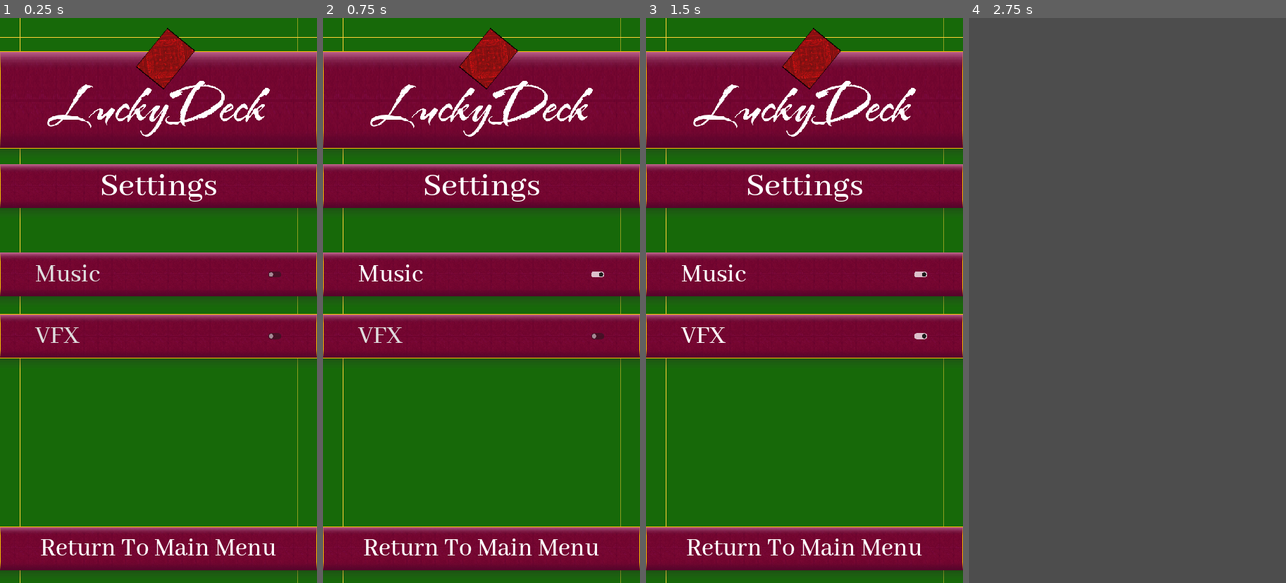
Above: before the commit, frames 1-4 (left to right).
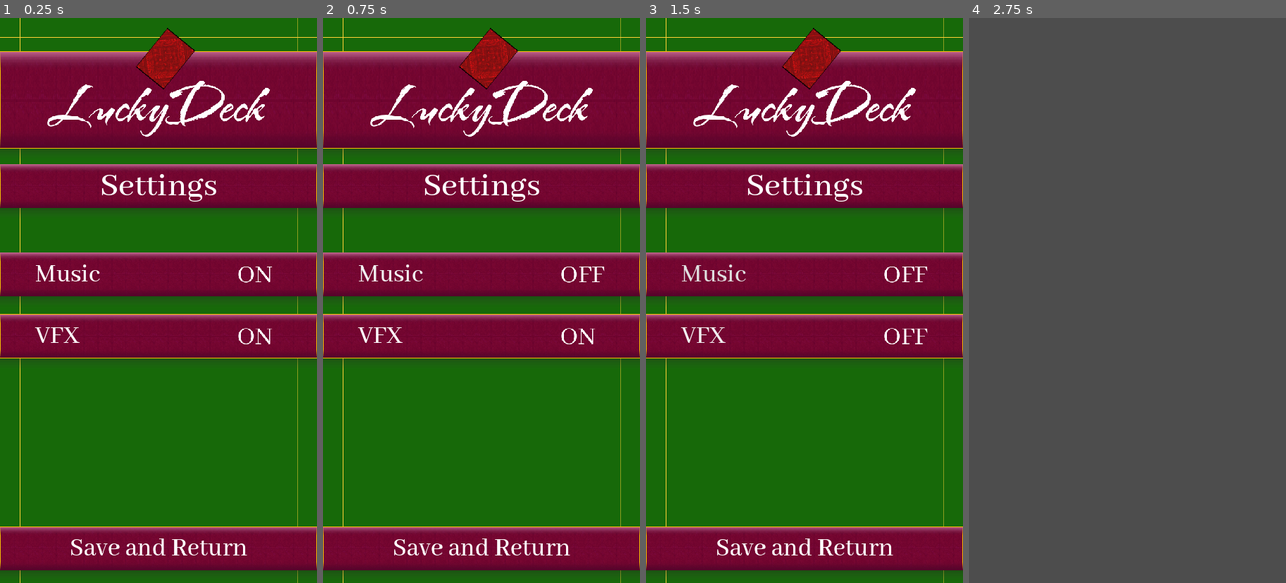
Above: after the commit, the same moments.

Repository: Yavuz7/LuckyDeck
Game: Godot game, scene res://Menus/settings_menu.tscn
The game is run twice, just before and just after one commit, with the same random seed, the same clock (stepped at 60 frames per second) and the same inputs. This scene is started directly instead of the project's main scene.
Inputs:
- Up to frame 1 (0.25 s): no input
- Up to frame 2 (0.75 s): click "Music" at 0.5 s
- Up to frame 3 (1.5 s): click "VFX" at 1.25 s
- Up to frame 4 (2.75 s): click "Return To Main Menu" (after the commit: "Save and Return") at 2 s

The runs differ from the first frame. In frame 1, 1.5% of the frame differs, in the area x 11-89%, y 43-96%; in frame 2, 1.3%; in frame 3, 1.4%; in frame 4, nothing differs.
Error after the commit: Invalid access to property or key 'AudioSettings' on a base object of type 'Nil'. (res://Scripts/saveManager.gd:10)

Commit message:
Settings menu started

Diff:
--- a/Menus/Game.tscn
+++ b/Menus/Game.tscn
@@ -676,22 +676,27 @@
 volume_db = 4.095
 pitch_scale = 0.59
 max_polyphony = 3
+bus = &"Sounds"
 
 [node name="SongSet1" type="AudioStreamPlayer" parent="GameSoundsSpecifically"]
 stream = SubResource("AudioStreamRandomizer_of1n8")
 volume_db = -7.0
+bus = &"Music"
 
 [node name="SongSet2" type="AudioStreamPlayer" parent="GameSoundsSpecifically"]
 stream = SubResource("AudioStreamRandomizer_nqfh7")
 volume_db = -9.0
+bus = &"Music"
 
 [node name="SongSet3" type="AudioStreamPlayer" parent="GameSoundsSpecifically"]
 stream = SubResource("AudioStreamRandomizer_iodiv")
 volume_db = -8.0
+bus = &"Music"
 
 [node name="SongSet4" type="AudioStreamPlayer" parent="GameSoundsSpecifically"]
 stream = SubResource("AudioStreamRandomizer_o26kn")
 volume_db = -8.0
+bus = &"Music"
 
 [connection signal="pressed" from="ButtonSceneFooter" to="." method="_on_button_scene_footer_pressed"]
 [connection signal="pressed" from="SettingsMenu/ReturnToGame" to="gameHeader/TopGui/HSplitContainer/pauseButton" method="_on_return_to_game_pressed"]
--- a/Menus/settings_menu.gd
+++ b/Menus/settings_menu.gd
@@ -1,7 +1,29 @@
 extends Panel
 
+#Audio Mute Code From: https://youtu.be/ydT7V2L2jFA?si=zByJABpLn57EeXq9
+var music_bus = AudioServer.get_bus_index("Music")
+var sounds_bus = AudioServer.get_bus_index("Sounds")
+
+@onready var musicCheck = $"mainLayoutSettings/SettingsSeperator/Music Toggle/MarginContainer/MusicCheck"
+@onready var soundsCheck = $"mainLayoutSettings/SettingsSeperator/VFX Toggle/MarginContainer/SoundsCheck"
+
+func _ready():
+	musicCheck.button_pressed = SaveManager.loadedData["AudioSettings"][0]
+	soundsCheck.button_pressed = SaveManager.loadedData["AudioSettings"][1]
 
 func _on_return_pressed():
 	SoundManager.play_preset(SoundManager.RETURN_SOUND)
+	SaveManager.save_game_settings({"AudioSettings":[musicCheck.button_pressed,soundsCheck.button_pressed]})
+	SaveManager.update_data()
 	self.queue_free()
 	pass # Replace with function body.
+
+
+func _on_music_check_pressed():
+	SoundManager.play_preset(SoundManager.CONTINUE_SOUND)
+	AudioServer.set_bus_mute(music_bus, not AudioServer.is_bus_mute(music_bus))
+
+
+func _on_sounds_check_pressed():
+	SoundManager.play_preset(SoundManager.CONTINUE_SOUND)
+	AudioServer.set_bus_mute(sounds_bus, not AudioServer.is_bus_mute(sounds_bus))
--- a/Menus/settings_menu.tscn
+++ b/Menus/settings_menu.tscn
@@ -1,12 +1,14 @@
-[gd_scene load_steps=18 format=3 uid="uid://dkmq07x8ri8vp"]
+[gd_scene load_steps=20 format=3 uid="uid://dkmq07x8ri8vp"]
 
 [ext_resource type="Texture2D" uid="uid://bd3eeolp5h22g" path="res://assets/Images/rectangleborderyellow.svg" id="1_vqpnr"]
 [ext_resource type="Script" path="res://Menus/settings_menu.gd" id="1_xu7ck"]
 [ext_resource type="PackedScene" uid="uid://cvgijvugy7wxe" path="res://assets/button_scene.tscn" id="2_p5lnu"]
 [ext_resource type="Texture2D" uid="uid://bgmppv2cfhcf6" path="res://assets/Images/luckydecklogo.png" id="3_4hchn"]
 [ext_resource type="Theme" uid="uid://brkyelj36ne10" path="res://Scripts/maintheme.tres" id="4_ue3t1"]
-
-[sub_resource type="StyleBoxEmpty" id="StyleBoxEmpty_tlymw"]
+[ext_resource type="Texture2D" uid="uid://tfml8vyxlmy" path="res://assets/Images/Buttons/ON.png" id="6_a6v54"]
+[ext_resource type="Texture2D" uid="uid://dl8xinnnk2iv2" path="res://assets/Images/Buttons/OFF.png" id="7_apfw6"]
+
+[sub_resource type="StyleBoxEmpty" id="StyleBoxEmpty_hgl5v"]
 
 [sub_resource type="StyleBoxEmpty" id="StyleBoxEmpty_xd02a"]
 
@@ -126,14 +128,17 @@
 theme_override_constants/margin_left = 80
 theme_override_constants/margin_right = 80
 
-[node name="CheckButton" type="CheckButton" parent="mainLayoutSettings/SettingsSeperator/Music Toggle/MarginContainer"]
-layout_mode = 2
-theme_override_styles/normal = SubResource("StyleBoxEmpty_tlymw")
+[node name="MusicCheck" type="CheckButton" parent="mainLayoutSettings/SettingsSeperator/Music Toggle/MarginContainer"]
+layout_mode = 2
+theme_override_icons/checked = ExtResource("6_a6v54")
+theme_override_icons/unchecked = ExtResource("7_apfw6")
+theme_override_styles/normal = SubResource("StyleBoxEmpty_hgl5v")
 theme_override_styles/pressed = SubResource("StyleBoxEmpty_xd02a")
 theme_override_styles/disabled = SubResource("StyleBoxEmpty_46ltj")
 theme_override_styles/hover = SubResource("StyleBoxEmpty_s1ef6")
 theme_override_styles/hover_pressed = SubResource("StyleBoxEmpty_iy45v")
 theme_override_styles/focus = SubResource("StyleBoxEmpty_4wy53")
+button_pressed = true
 text = "Music"
 icon_alignment = 2
 expand_icon = true
@@ -151,15 +156,18 @@
 theme_override_constants/margin_left = 80
 theme_override_constants/margin_right = 80
 
-[node name="CheckButton" type="CheckButton" parent="mainLayoutSettings/SettingsSeperator/VFX Toggle/MarginContainer"]
+[node name="SoundsCheck" type="CheckButton" parent="mainLayoutSettings/SettingsSeperator/VFX Toggle/MarginContainer"]
 layout_mode = 2
 theme = ExtResource("4_ue3t1")
+theme_override_icons/checked = ExtResource("6_a6v54")
+theme_override_icons/unchecked = ExtResource("7_apfw6")
 theme_override_styles/normal = SubResource("StyleBoxEmpty_uqywk")
 theme_override_styles/pressed = SubResource("StyleBoxEmpty_cqtio")
 theme_override_styles/disabled = SubResource("StyleBoxEmpty_mvd21")
 theme_override_styles/hover = SubResource("StyleBoxEmpty_gj2l6")
 theme_override_styles/hover_pressed = SubResource("StyleBoxEmpty_r66h5")
 theme_override_styles/focus = SubResource("StyleBoxEmpty_nbj70")
+button_pressed = true
 text = "VFX
 "
 icon_alignment = 2
@@ -189,6 +197,9 @@
 grow_vertical = 2
 theme = ExtResource("4_ue3t1")
 theme_override_font_sizes/font_size = 60
-text = "Return To Main Menu"
-
+text = "Save and Return"
+horizontal_alignment = 1
+
+[connection signal="pressed" from="mainLayoutSettings/SettingsSeperator/Music Toggle/MarginContainer/MusicCheck" to="." method="_on_music_check_pressed"]
+[connection signal="pressed" from="mainLayoutSettings/SettingsSeperator/VFX Toggle/MarginContainer/SoundsCheck" to="." method="_on_sounds_check_pressed"]
 [connection signal="pressed" from="Return" to="." method="_on_return_pressed"]
--- a/Scripts/SoundManager.gd
+++ b/Scripts/SoundManager.gd
@@ -41,6 +41,7 @@
 
 func play_preset(soundKey: int):
 	var instance = AudioStreamPlayer.new()
+	instance.bus = "Sounds"
 	instance.stream = soundDictionary[soundKey][0]
 	instance.volume_db = soundDictionary[soundKey][1]
 	instance.finished.connect(remove_node.bind(instance))
@@ -55,12 +56,14 @@
 	add_child(instance)
 	instance.play()
 
-var mainMenuSong
+var mainMenuSong : AudioStreamPlayer
 
 var songPlaying = 0;
 var songSetPlaying = 0;
 var songSets
+
 func songSetsChangeSong():
+	#This needs to transition
 	mainMenuSong.stop()
 	songPlaying+= 1
 	if(songPlaying > 4):
--- a/Scripts/main_menu.tscn
+++ b/Scripts/main_menu.tscn
@@ -196,6 +196,7 @@
 [node name="mainMenuMusic" type="AudioStreamPlayer" parent="MainMenuNoises"]
 stream = ExtResource("9_5se8b")
 volume_db = -8.601
+bus = &"Music"
 
 [connection signal="pressed" from="mainMenuButtons/VBoxContainer/Play" to="." method="_on_play_pressed"]
 [connection signal="pressed" from="mainMenuButtons/VBoxContainer/Rules" to="." method="_on_rules_pressed"]
--- a/Scripts/saveManager.gd
+++ b/Scripts/saveManager.gd
@@ -5,13 +5,13 @@
 #
 #custonNames, numOfPlayers, favoriteCards, matchTotal ,cardBacks, matchTotal
 func _ready():
-	loadedData = load_game_settings(["customNames","numOfPlayers","favoriteCards","cardBacks"])
+	loadedData = load_game_settings(["customNames","numOfPlayers","favoriteCards","cardBacks","AudioSettings"])
 #	save_game_settings({"customNames":["Joey Wheeler", "Kevin"],"numOfPlayers":2, "favoriteCards":{ 0: [2, 1], 1: [3, 11], 2: [4, 12], "cardBacks":[0,1,2] }})
-	print(loadedData)
+	AudioServer.set_bus_mute(AudioServer.get_bus_index("Music"), !loadedData["AudioSettings"][0])
+	AudioServer.set_bus_mute(AudioServer.get_bus_index("Sounds"), !loadedData["AudioSettings"][1])
 
 func update_data():
-		loadedData = load_game_settings(["customNames","numOfPlayers","favoriteCards","cardBacks","matchTotal"])
-
+		loadedData = load_game_settings(["customNames","numOfPlayers","favoriteCards","cardBacks","matchTotal","AudioSettings"])
 func save_game_settings(save_data_dict):
 	var config = ConfigFile.new()
 
--- /dev/null
+++ b/default_bus_layout.tres
@@ -0,0 +1,15 @@
+[gd_resource type="AudioBusLayout" format=3 uid="uid://drpbhnkasr3yh"]
+
+[resource]
+bus/1/name = &"Sounds"
+bus/1/solo = false
+bus/1/mute = false
+bus/1/bypass_fx = false
+bus/1/volume_db = 0.0
+bus/1/send = &"Master"
+bus/2/name = &"Music"
+bus/2/solo = false
+bus/2/mute = false
+bus/2/bypass_fx = false
+bus/2/volume_db = 0.0
+bus/2/send = &"Master"
Binary file added: assets/Images/Buttons/OFF.png
Not shown, added: assets/Images/Buttons/OFF.png.import
Binary file added: assets/Images/Buttons/ON.png
Not shown, added: assets/Images/Buttons/ON.png.import
